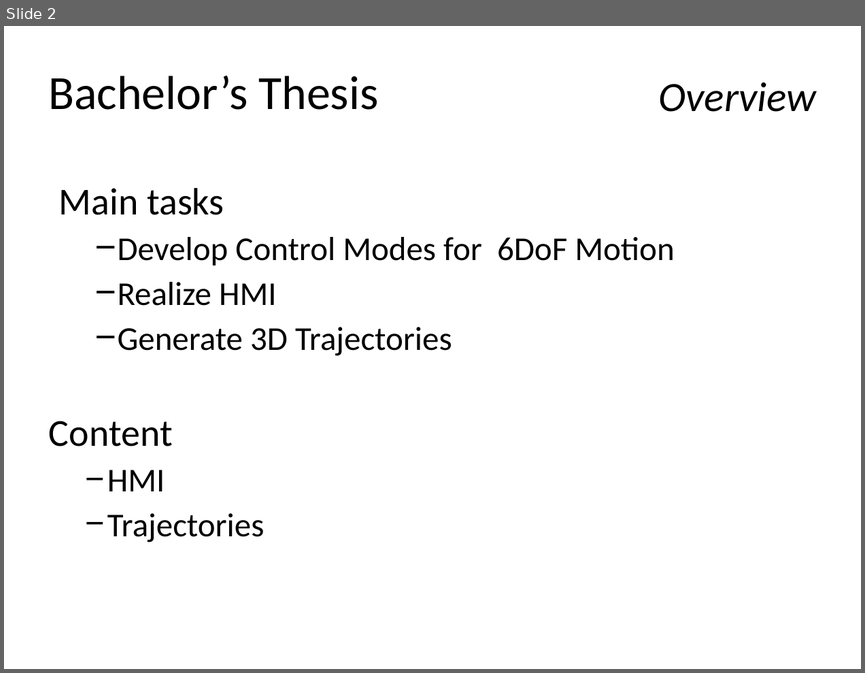
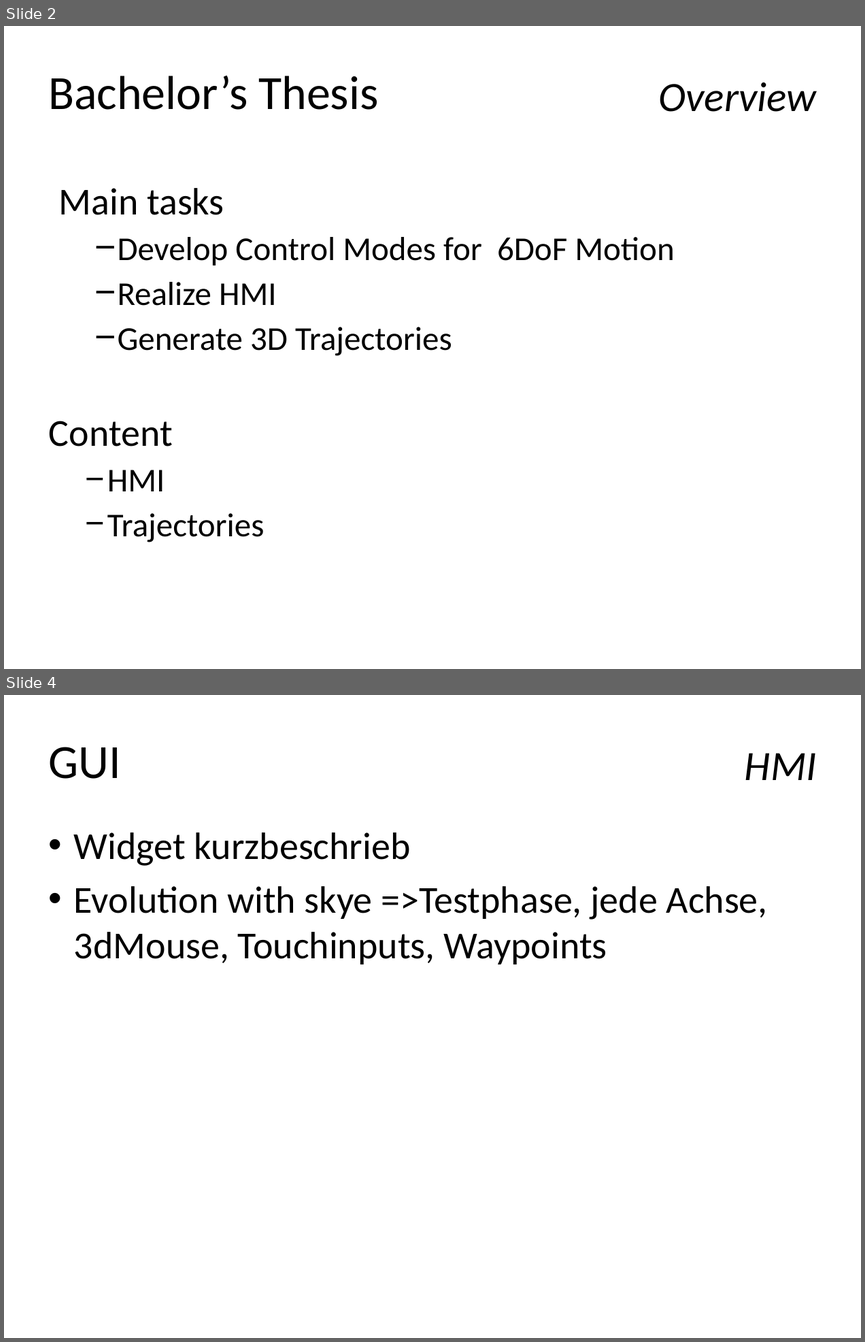
Before and after one commit to skye-HMI/BA-HMI, a slide deck: powerpoint/final_presentation.pptx. Shown one above the other, each under a label of ours: slide 2 before the commit, slides 2 and 4 after it; the slides between them are not shown. The pictures are 865x673 and 865x1342 pixels, drawn with LibreOffice and Linux fonts; fonts in the diff are those of the drawing; background and template pictures are left out. Boxes give left, top, right and bottom in pixels: in the first picture for what was removed or moved away, otherwise in the second. Text is boxed around its words. In the diff, an @@ line names an element or a change of style, - is before the commit and + after.

```diff
--- a/powerpoint/final_presentation.pptx
+++ b/powerpoint/final_presentation.pptx
@@ slide 4 added at (4,695,861,1338), background #FFFFFF @@
@@ title added at (48,747,121,779), 40 pt, text #000000 @@
+GUI
@@ subtitle added at (745,753,817,780), 35 pt, text #000000, italic @@
+HMI
@@ text added at (74,832,768,964), 32 pt, text #000000 @@
+• Widget kurzbeschrieb
+• Evolution with skye =>Testphase, jede Achse, 3dMouse, Touchinputs, Waypoints
@@ page number added at (679,1320,832,1338), 8 pt, text #000000 @@
+4
```
Also in this commit, not shown: 3 slides changed, 5 other slides added, 1 slide removed.
